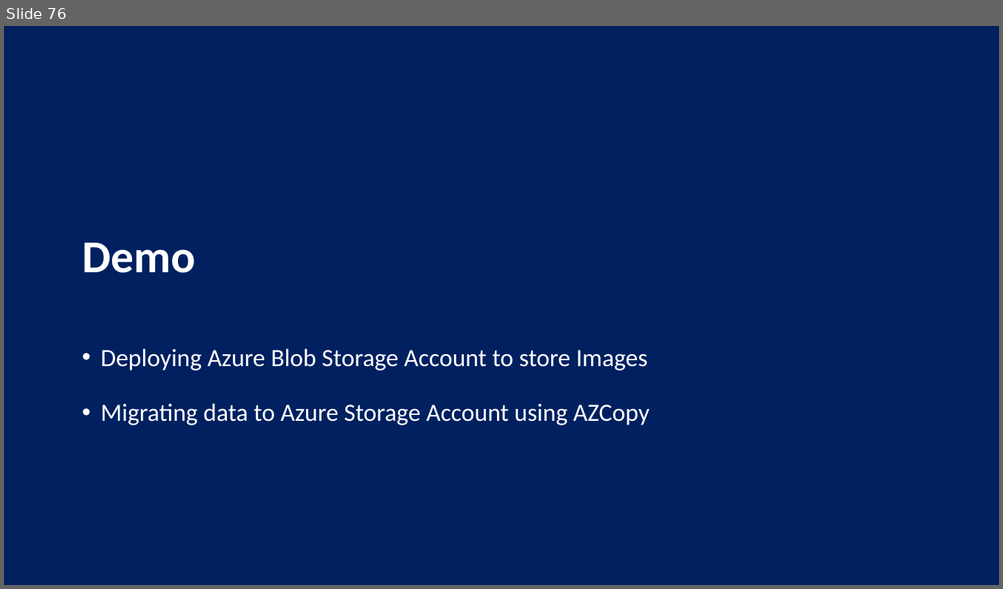
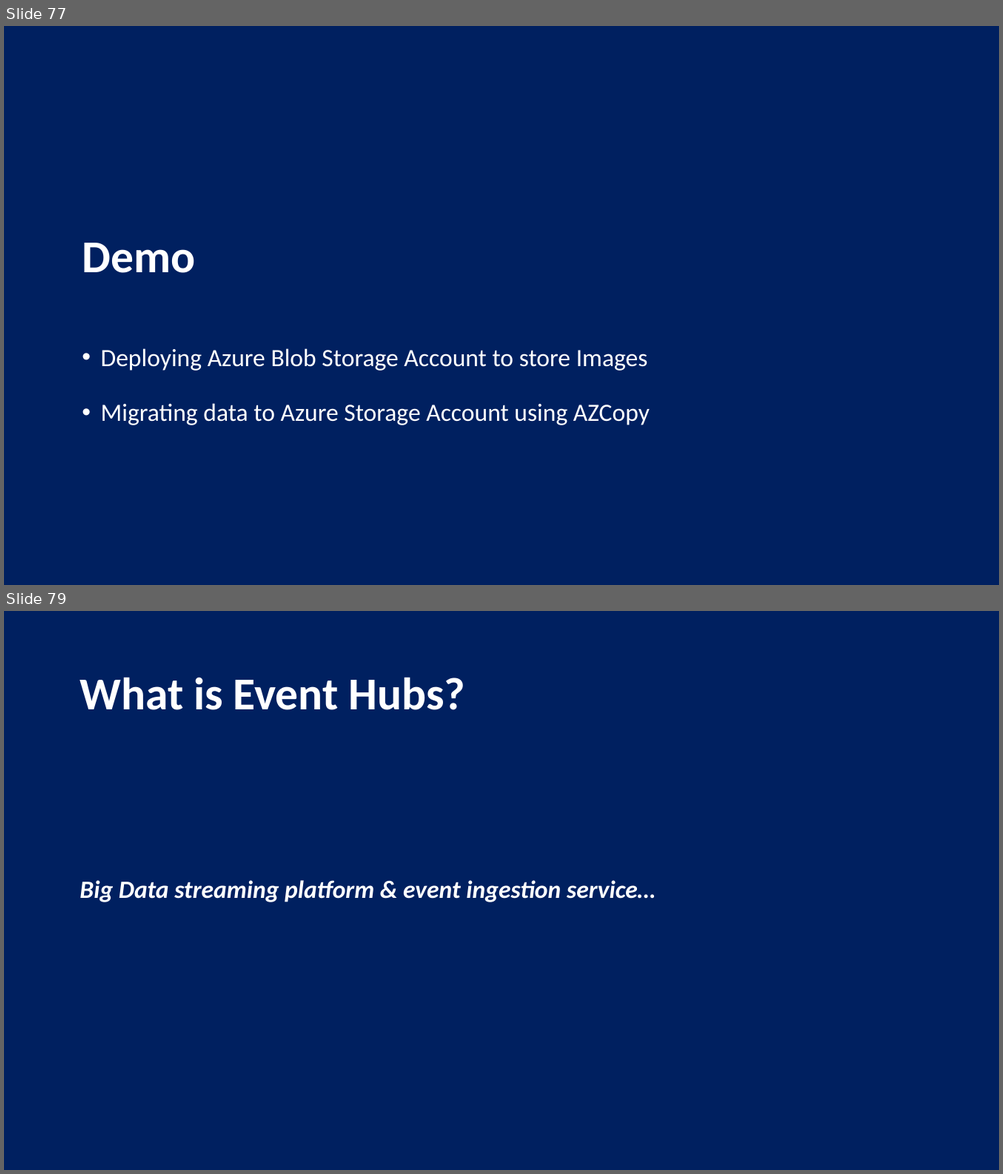
Before and after one commit to nigamsakshi2502/HeroSolutions-Data, a slide deck: Data Series/Day 2/Database Migration using Data Factory - Abdul Rasheed Feroz Khan.pptx. Shown one above the other, each under a label of ours: slide 76 before the commit, slides 77 and 79 after it; the slides between them are not shown. The pictures are 1003x589 and 1003x1174 pixels, drawn with LibreOffice and Linux fonts; fonts in the diff are those of the drawing. Boxes give left, top, right and bottom in pixels: in the first picture for what was removed or moved away, otherwise in the second. Text is boxed around its words. In the diff, an @@ line names an element or a change of style, - is before the commit and + after.

```diff
--- a/Data Series/Day 2/Database Migration using Data Factory - Abdul Rasheed Feroz Khan.pptx
+++ b/Data Series/Day 2/Database Migration using Data Factory - Abdul Rasheed Feroz Khan.pptx
@@ slide 79 added at bbox=[4, 611, 999, 1170], background #002060 @@
@@ title added at bbox=[79, 677, 466, 710], 44 pt, text #FFFFFF, bold @@
+What is Event Hubs?
@@ text added at bbox=[79, 880, 655, 903], 24 pt, text #FFFFFF, bold, italic @@
+Big Data streaming platform & event ingestion service…
@@ what was slide 76 is now slide 77 @@
```
Also in this commit, not shown: 6 other slides added, 8 other files.
